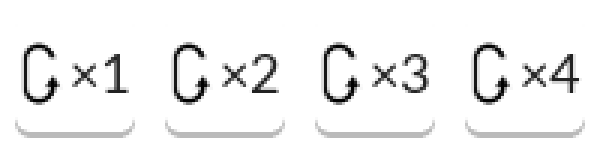
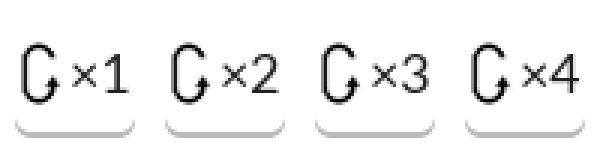
Revision of a layered 600×150 image; what changed, layer by layer:
added layer "Layer" (35%) above "Pasted Layer copy #2" over [21, 54, 474, 93]
